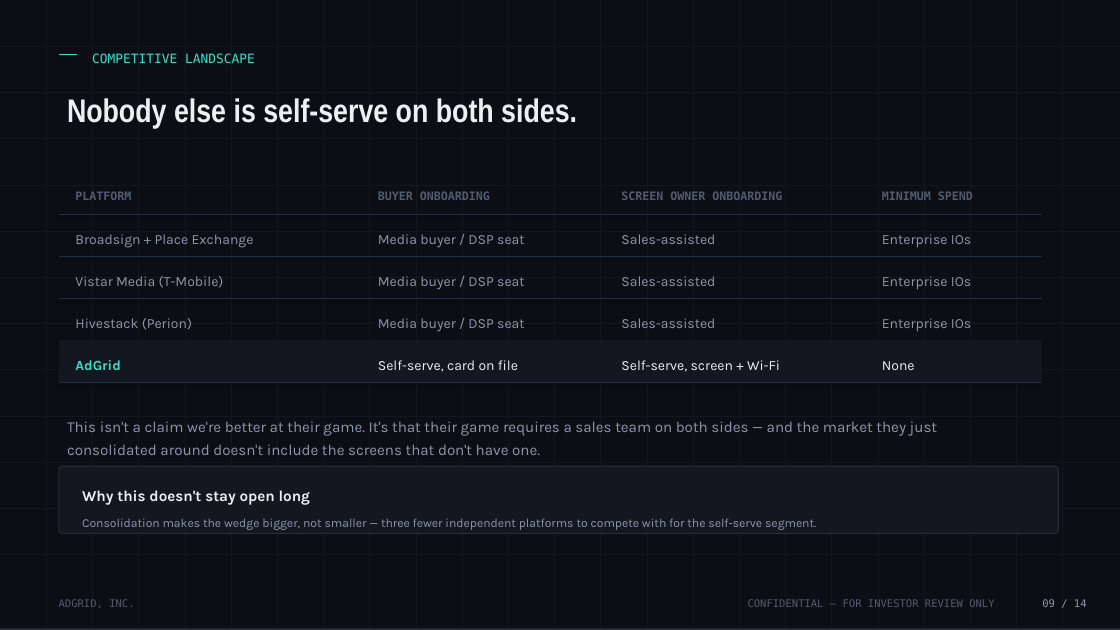
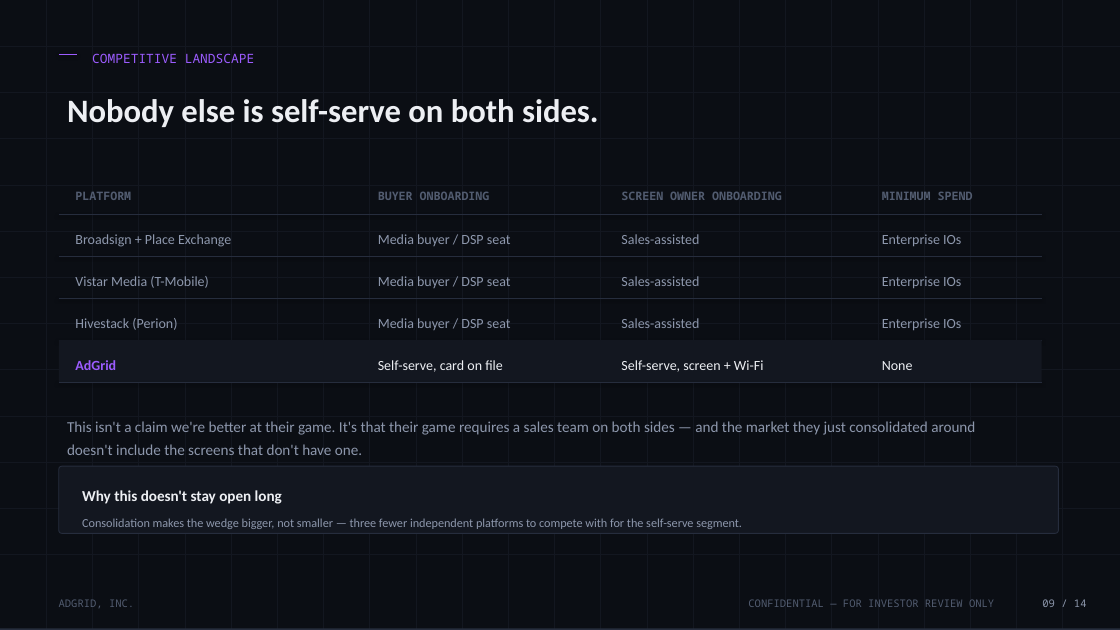
Before and after one commit to sukhwindergill/adgrid, a slide deck: slide 9 of docs/investor/AdGrid-Seed-Deck.pptx. Drawn at 1120x630 pixels with LibreOffice and Linux fonts; fonts in the diff are those of the drawing. Boxes give left, top, right and bottom in pixels: in the first picture for what was removed or moved away, otherwise in the second. Text is boxed around its words. In the diff, an @@ line names an element or a change of style, - is before the commit and + after.

Commit message:
fix: apply real brand colors (purple/cyan) to investor deck
Deck used an arbitrary teal accent instead of AdGrid's actual brand
tokens (purple #7B2FFF / cyan #00C2FF, unified with marketing site
per src/design/tokens.js). Swaps accent throughout both PPTX and the
HTML deck, adds brand gradient to hero pull-quotes, and switches font
references to Space Grotesk / JetBrains Mono to match the product.

```diff
--- a/docs/investor/AdGrid-Seed-Deck.pptx
+++ b/docs/investor/AdGrid-Seed-Deck.pptx
@@ line (59, 55) - (77, 55): stroke #38E1C6 1.2 pt to #9C5CFF 1.2 pt @@
@@ text "COMPETITIVE LANDSCAPE" at [92, 53, 254, 63]: font DejaVu Sans Mono to Noto Sans Mono, text colour #38E1C6 to #9C5CFF @@
@@ text "Nobody else is self-serve on ..." at [67, 99, 599, 127]: font Arial Narrow to Calibri @@
@@ text "AdGrid" at [75, 360, 116, 370]: font Karla to Calibri, text colour #38E1C6 to #9C5CFF @@
@@ font Karla to Calibri in 18 elements at [75, 234, 231, 247], [378, 234, 511, 246], [621, 234, 699, 244], [882, 234, 961, 246], [75, 276, 209, 288], [378, 276, 511, 288], [621, 276, 699, 286], [882, 276, 961, 288], [75, 318, 177, 330], [378, 318, 511, 330], [621, 318, 699, 328], [882, 318, 961, 330], [378, 360, 503, 372], [621, 360, 764, 372], [882, 361, 913, 370], [67, 421, 975, 455], [82, 490, 282, 504], [82, 518, 742, 529] @@
@@ font DejaVu Sans Mono to Noto Sans Mono in 7 elements at [75, 191, 131, 200], [378, 192, 490, 200], [621, 191, 782, 200], [882, 192, 973, 200], [59, 599, 134, 608], [748, 599, 994, 607], [1042, 599, 1087, 607] @@
```
Also in this commit, not shown: 13 other slides changed, 1 other file.
